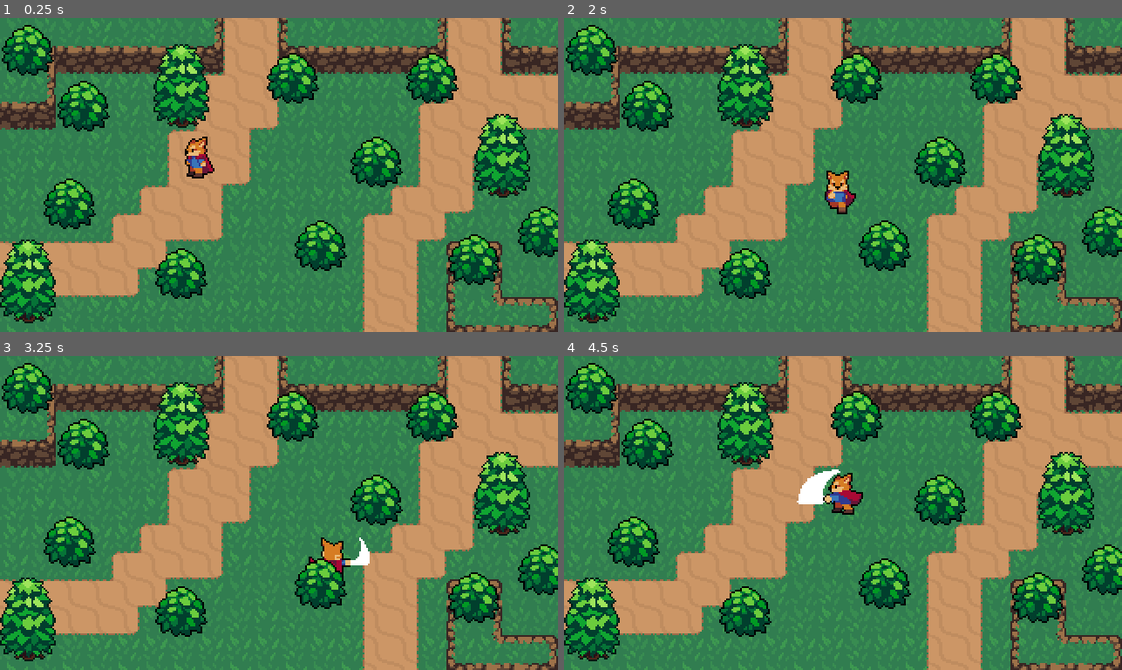
Above: before the commit, frames 1-4 (two rows, left to right).
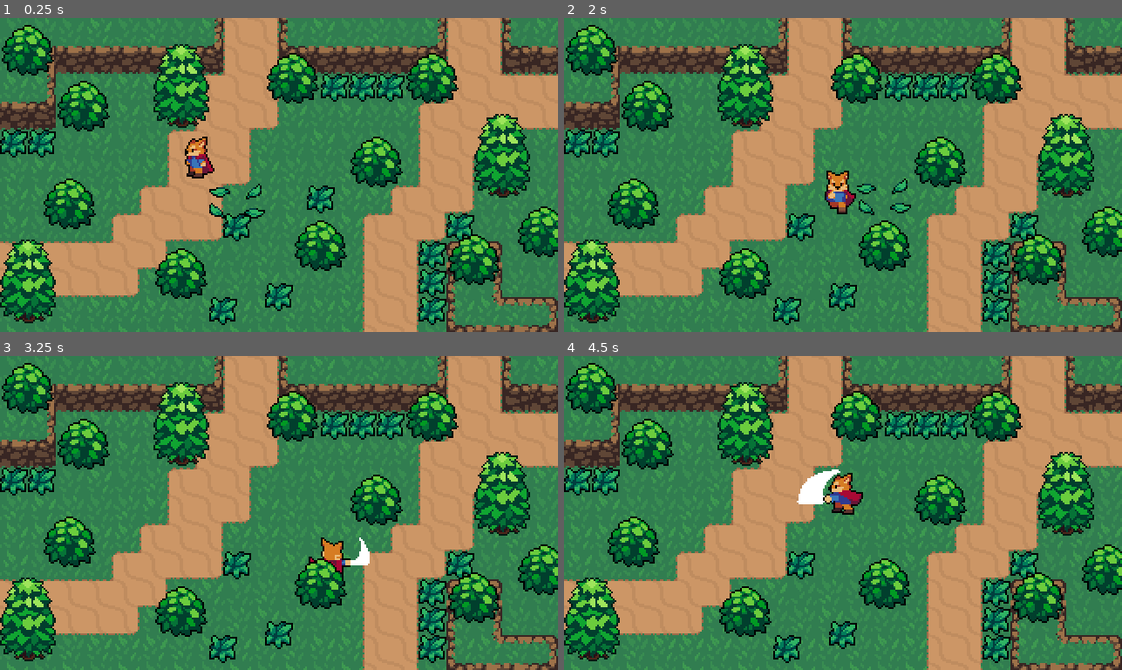
Above: after the commit, the same moments.

Repository: xEdelweiss/ActionRpg
Game: Godot game, scene res://world.tscn
The game is run twice, just before and just after one commit, with the same random seed, the same clock (stepped at 60 frames per second) and the same inputs.
Inputs:
- Up to frame 1 (0.25 s): no input
- Up to frame 2 (2 s): hold Right (ui_right) 0.53-1.28 s; tap Space (attack) at 0.6, 1.35 s; hold Down (ui_down) from 1.28 s (still down)
- Up to frame 3 (3.25 s): release Down (ui_down) at 2.03 s; hold Right (ui_right) 2.03-2.78 s; tap Space (attack) at 2.1, 2.85 s; hold Up (ui_up) from 2.78 s (still down)
- Up to frame 4 (4.5 s): release Up (ui_up) at 3.53 s; hold Left (ui_left) from 3.53 s (still down); tap Space (attack) at 3.6, 4.35 s

The runs differ from the first frame. In frame 1, 4.7% of the frame differs, in the area x 0-85%, y 17-98%; in frame 2, 4.3%; in frame 3, 4.0%; in frame 4, 4.0%.

Commit message:
Implement grass and attack collision

Diff:
--- /dev/null
+++ b/Effects/grass_effect.gd
@@ -0,0 +1,10 @@
+extends Node2D
+
+@onready var animated_sprite = $AnimatedSprite2D
+
+func _ready():
+	animated_sprite.play("animate")
+
+
+func _on_animation_finished():
+	queue_free()
--- /dev/null
+++ b/Effects/grass_effect.tscn
@@ -0,0 +1,60 @@
+[gd_scene load_steps=9 format=3 uid="uid://cmpo2hft52hx6"]
+
+[ext_resource type="Script" path="res://Effects/grass_effect.gd" id="1_3aigg"]
+[ext_resource type="Texture2D" uid="uid://bf71sfasn186e" path="res://Effects/GrassEffect.png" id="1_7o1b0"]
+
+[sub_resource type="AtlasTexture" id="AtlasTexture_yvv55"]
+atlas = ExtResource("1_7o1b0")
+region = Rect2(0, 0, 32, 32)
+
+[sub_resource type="AtlasTexture" id="AtlasTexture_mcr4c"]
+atlas = ExtResource("1_7o1b0")
+region = Rect2(32, 0, 32, 32)
+
+[sub_resource type="AtlasTexture" id="AtlasTexture_0c55e"]
+atlas = ExtResource("1_7o1b0")
+region = Rect2(64, 0, 32, 32)
+
+[sub_resource type="AtlasTexture" id="AtlasTexture_5bvde"]
+atlas = ExtResource("1_7o1b0")
+region = Rect2(96, 0, 32, 32)
+
+[sub_resource type="AtlasTexture" id="AtlasTexture_jn4x6"]
+atlas = ExtResource("1_7o1b0")
+region = Rect2(128, 0, 32, 32)
+
+[sub_resource type="SpriteFrames" id="SpriteFrames_4qwuj"]
+animations = [{
+"frames": [{
+"duration": 1.0,
+"texture": SubResource("AtlasTexture_yvv55")
+}, {
+"duration": 1.0,
+"texture": SubResource("AtlasTexture_mcr4c")
+}, {
+"duration": 1.0,
+"texture": SubResource("AtlasTexture_0c55e")
+}, {
+"duration": 1.0,
+"texture": SubResource("AtlasTexture_5bvde")
+}, {
+"duration": 1.0,
+"texture": SubResource("AtlasTexture_jn4x6")
+}],
+"loop": false,
+"name": &"animate",
+"speed": 15.0
+}]
+
+[node name="GrassEffect" type="Node2D"]
+script = ExtResource("1_3aigg")
+
+[node name="AnimatedSprite2D" type="AnimatedSprite2D" parent="."]
+sprite_frames = SubResource("SpriteFrames_4qwuj")
+animation = &"animate"
+frame = 4
+frame_progress = 1.0
+centered = false
+offset = Vector2(-8, -8)
+
+[connection signal="animation_finished" from="AnimatedSprite2D" to="." method="_on_animation_finished"]
--- /dev/null
+++ b/Overlap/hitbox.gd
@@ -0,0 +1,6 @@
+extends Area2D
+
+@onready var collision_shape = $CollisionShape2D
+
+func _ready():
+	collision_shape.disabled = true
--- /dev/null
+++ b/Overlap/hitbox.tscn
@@ -0,0 +1,10 @@
+[gd_scene load_steps=2 format=3 uid="uid://day7ftg712c61"]
+
+[ext_resource type="Script" path="res://Overlap/hitbox.gd" id="1_to70x"]
+
+[node name="Hitbox" type="Area2D"]
+collision_layer = 0
+collision_mask = 0
+script = ExtResource("1_to70x")
+
+[node name="CollisionShape2D" type="CollisionShape2D" parent="."]
--- /dev/null
+++ b/Overlap/hurtbox.tscn
@@ -0,0 +1,7 @@
+[gd_scene format=3 uid="uid://ba88kif7hl8db"]
+
+[node name="Hurtbox" type="Area2D"]
+collision_layer = 0
+collision_mask = 0
+
+[node name="CollisionShape2D" type="CollisionShape2D" parent="."]
--- a/Player/player.tscn
+++ b/Player/player.tscn
@@ -1,7 +1,8 @@
-[gd_scene load_steps=44 format=3 uid="uid://cuuwdqpohcst5"]
+[gd_scene load_steps=46 format=3 uid="uid://cuuwdqpohcst5"]
 
 [ext_resource type="Script" path="res://Player/Player.gd" id="1_jbqui"]
 [ext_resource type="Texture2D" uid="uid://dxvrjfncrqn3v" path="res://Player/Player.png" id="2_e3b48"]
+[ext_resource type="PackedScene" uid="uid://day7ftg712c61" path="res://Overlap/hitbox.tscn" id="3_1ao7c"]
 
 [sub_resource type="CapsuleShape2D" id="CapsuleShape2D_icbm4"]
 radius = 4.0
@@ -20,6 +21,30 @@
 "transitions": PackedFloat32Array(1),
 "update": 1,
 "values": [1]
+}
+tracks/1/type = "value"
+tracks/1/imported = false
+tracks/1/enabled = true
+tracks/1/path = NodePath("HitboxPivot:rotation")
+tracks/1/interp = 1
+tracks/1/loop_wrap = true
+tracks/1/keys = {
+"times": PackedFloat32Array(0),
+"transitions": PackedFloat32Array(1),
+"update": 0,
+"values": [0.0]
+}
+tracks/2/type = "value"
+tracks/2/imported = false
+tracks/2/enabled = true
+tracks/2/path = NodePath("HitboxPivot/SwordHitbox/CollisionShape2D:disabled")
+tracks/2/interp = 1
+tracks/2/loop_wrap = true
+tracks/2/keys = {
+"times": PackedFloat32Array(0),
+"transitions": PackedFloat32Array(1),
+"update": 1,
+"values": [false]
 }
 
 [sub_resource type="Animation" id="Animation_kg2mf"]
@@ -51,6 +76,30 @@
 "method": &"attack_animation_finished"
 }]
 }
+tracks/2/type = "value"
+tracks/2/imported = false
+tracks/2/enabled = true
+tracks/2/path = NodePath("HitboxPivot:rotation")
+tracks/2/interp = 1
+tracks/2/loop_wrap = true
+tracks/2/keys = {
+"times": PackedFloat32Array(0),
+"transitions": PackedFloat32Array(1),
+"update": 0,
+"values": [1.5708]
+}
+tracks/3/type = "value"
+tracks/3/imported = false
+tracks/3/enabled = true
+tracks/3/path = NodePath("HitboxPivot/SwordHitbox/CollisionShape2D:disabled")
+tracks/3/interp = 1
+tracks/3/loop_wrap = true
+tracks/3/keys = {
+"times": PackedFloat32Array(0.1, 0.3),
+"transitions": PackedFloat32Array(1, 1),
+"update": 1,
+"values": [false, true]
+}
 
 [sub_resource type="Animation" id="Animation_as6iv"]
 resource_name = "attack_left"
@@ -81,6 +130,30 @@
 "method": &"attack_animation_finished"
 }]
 }
+tracks/2/type = "value"
+tracks/2/imported = false
+tracks/2/enabled = true
+tracks/2/path = NodePath("HitboxPivot:rotation")
+tracks/2/interp = 1
+tracks/2/loop_wrap = true
+tracks/2/keys = {
+"times": PackedFloat32Array(0),
+"transitions": PackedFloat32Array(1),
+"update": 0,
+"values": [3.14159]
+}
+tracks/3/type = "value"
+tracks/3/imported = false
+tracks/3/enabled = true
+tracks/3/path = NodePath("HitboxPivot/SwordHitbox/CollisionShape2D:disabled")
+tracks/3/interp = 1
+tracks/3/loop_wrap = true
+tracks/3/keys = {
+"times": PackedFloat32Array(0.1, 0.3),
+"transitions": PackedFloat32Array(1, 1),
+"update": 1,
+"values": [false, true]
+}
 
 [sub_resource type="Animation" id="Animation_15gd8"]
 resource_name = "attack_right"
@@ -111,6 +184,30 @@
 "method": &"attack_animation_finished"
 }]
 }
+tracks/2/type = "value"
+tracks/2/imported = false
+tracks/2/enabled = true
+tracks/2/path = NodePath("HitboxPivot:rotation")
+tracks/2/interp = 1
+tracks/2/loop_wrap = true
+tracks/2/keys = {
+"times": PackedFloat32Array(0),
+"transitions": PackedFloat32Array(1),
+"update": 0,
+"values": [0.0]
+}
+tracks/3/type = "value"
+tracks/3/imported = false
+tracks/3/enabled = true
+tracks/3/path = NodePath("HitboxPivot/SwordHitbox/CollisionShape2D:disabled")
+tracks/3/interp = 1
+tracks/3/loop_wrap = true
+tracks/3/keys = {
+"times": PackedFloat32Array(0.1, 0.3),
+"transitions": PackedFloat32Array(1, 1),
+"update": 1,
+"values": [false, true]
+}
 
 [sub_resource type="Animation" id="Animation_tx5ei"]
 resource_name = "attack_up"
@@ -140,6 +237,30 @@
 "args": [],
 "method": &"attack_animation_finished"
 }]
+}
+tracks/2/type = "value"
+tracks/2/imported = false
+tracks/2/enabled = true
+tracks/2/path = NodePath("HitboxPivot:rotation")
+tracks/2/interp = 1
+tracks/2/loop_wrap = true
+tracks/2/keys = {
+"times": PackedFloat32Array(0),
+"transitions": PackedFloat32Array(1),
+"update": 0,
+"values": [4.71239]
+}
+tracks/3/type = "value"
+tracks/3/imported = false
+tracks/3/enabled = true
+tracks/3/path = NodePath("HitboxPivot/SwordHitbox/CollisionShape2D:disabled")
+tracks/3/interp = 1
+tracks/3/loop_wrap = true
+tracks/3/keys = {
+"times": PackedFloat32Array(0.1, 0.3),
+"transitions": PackedFloat32Array(1, 1),
+"update": 1,
+"values": [false, true]
 }
 
 [sub_resource type="Animation" id="Animation_tnry1"]
@@ -467,7 +588,11 @@
 
 [sub_resource type="AnimationNodeStateMachinePlayback" id="AnimationNodeStateMachinePlayback_a78ug"]
 
+[sub_resource type="CapsuleShape2D" id="CapsuleShape2D_lwaef"]
+height = 32.0
+
 [node name="Player" type="CharacterBody2D"]
+collision_layer = 2
 script = ExtResource("1_jbqui")
 
 [node name="Sprite2D" type="Sprite2D" parent="."]
@@ -492,3 +617,15 @@
 parameters/attack/blend_position = Vector2(-0.0136092, 0)
 parameters/idle/blend_position = Vector2(0, 0)
 parameters/run/blend_position = Vector2(0, 0)
+
+[node name="HitboxPivot" type="Marker2D" parent="."]
+position = Vector2(0, -5)
+
+[node name="SwordHitbox" parent="HitboxPivot" instance=ExtResource("3_1ao7c")]
+position = Vector2(16, 0)
+collision_layer = 16
+
+[node name="CollisionShape2D" parent="HitboxPivot/SwordHitbox" index="0"]
+shape = SubResource("CapsuleShape2D_lwaef")
+
+[editable path="HitboxPivot/SwordHitbox"]
--- /dev/null
+++ b/World/grass.gd
@@ -0,0 +1,14 @@
+extends Node2D
+
+
+func _on_hurtbox_area_entered(area):
+	create_grass_effect()
+	queue_free()
+
+func create_grass_effect():
+	var grass_effect_scene = load("res://Effects/grass_effect.tscn") as PackedScene
+	var grass_effect = grass_effect_scene.instantiate() as Node2D
+	grass_effect.global_position = global_position
+
+	var world = get_tree().current_scene
+	world.add_child(grass_effect)
--- /dev/null
+++ b/World/grass.tscn
@@ -0,0 +1,27 @@
+[gd_scene load_steps=5 format=3 uid="uid://bhnvsltcsq5ne"]
+
+[ext_resource type="Texture2D" uid="uid://kgr7svfbckqk" path="res://World/Grass.png" id="1_jq44m"]
+[ext_resource type="Script" path="res://World/grass.gd" id="1_vrgf4"]
+[ext_resource type="PackedScene" uid="uid://ba88kif7hl8db" path="res://Overlap/hurtbox.tscn" id="3_his7k"]
+
+[sub_resource type="RectangleShape2D" id="RectangleShape2D_2ijku"]
+size = Vector2(14, 14)
+
+[node name="Grass" type="Node2D"]
+script = ExtResource("1_vrgf4")
+
+[node name="Sprite2D" type="Sprite2D" parent="."]
+texture = ExtResource("1_jq44m")
+centered = false
+offset = Vector2(-8, -8)
+
+[node name="Hurtbox" parent="." instance=ExtResource("3_his7k")]
+collision_mask = 16
+
+[node name="CollisionShape2D" parent="Hurtbox" index="0"]
+position = Vector2(8, 8)
+shape = SubResource("RectangleShape2D_2ijku")
+
+[connection signal="area_entered" from="Hurtbox" to="." method="_on_hurtbox_area_entered"]
+
+[editable path="Hurtbox"]
--- a/project.godot
+++ b/project.godot
@@ -56,6 +56,14 @@
 ]
 }
 
+[layer_names]
+
+2d_physics/layer_1="world"
+2d_physics/layer_2="player"
+2d_physics/layer_3="player_hurtbox"
+2d_physics/layer_4="enemy_hurtbox"
+2d_physics/layer_5="player_weapon"
+
 [rendering]
 
 renderer/rendering_method="mobile"
--- a/world.tscn
+++ b/world.tscn
@@ -6,6 +6,7 @@
 [ext_resource type="Texture2D" uid="uid://djfgco2pk5v60" path="res://World/CliffTileset.png" id="3_m1wsm"]
 [ext_resource type="Texture2D" uid="uid://bfjtuk7dxcl4g" path="res://World/GrassBackground.png" id="3_mda52"]
 [ext_resource type="PackedScene" uid="uid://cyk52vpeejsa4" path="res://World/tree.tscn" id="5_6rpl5"]
+[ext_resource type="PackedScene" uid="uid://bhnvsltcsq5ne" path="res://World/grass.tscn" id="7_8ran3"]
 
 [sub_resource type="TileSetAtlasSource" id="TileSetAtlasSource_uu4il"]
 texture = ExtResource("2_dddhp")
@@ -830,6 +831,7 @@
 [sub_resource type="TileSet" id="TileSet_d25hi"]
 tile_size = Vector2i(32, 32)
 physics_layer_0/collision_layer = 1
+physics_layer_0/collision_mask = 0
 terrain_set_0/mode = 0
 terrain_set_0/terrain_0/name = "Cliff Terrain"
 terrain_set_0/terrain_0/color = Color(0.831373, 0, 0.458824, 1)
@@ -861,36 +863,6 @@
 [node name="Player" parent="YSort" instance=ExtResource("2_m0ofc")]
 position = Vector2(112, 88)
 
-[node name="Bush" parent="YSort" instance=ExtResource("2_2dgfd")]
-position = Vector2(16, 24)
-
-[node name="Bush2" parent="YSort" instance=ExtResource("2_2dgfd")]
-position = Vector2(48, 56)
-
-[node name="Bush3" parent="YSort" instance=ExtResource("2_2dgfd")]
-position = Vector2(40, 112)
-
-[node name="Bush4" parent="YSort" instance=ExtResource("2_2dgfd")]
-position = Vector2(104, 152)
-
-[node name="Bush5" parent="YSort" instance=ExtResource("2_2dgfd")]
-position = Vector2(184, 136)
-
-[node name="Bush6" parent="YSort" instance=ExtResource("2_2dgfd")]
-position = Vector2(216, 88)
-
-[node name="Bush7" parent="YSort" instance=ExtResource("2_2dgfd")]
-position = Vector2(248, 40)
-
-[node name="Bush8" parent="YSort" instance=ExtResource("2_2dgfd")]
-position = Vector2(312, 128)
-
-[node name="Bush9" parent="YSort" instance=ExtResource("2_2dgfd")]
-position = Vector2(272, 144)
-
-[node name="Bush10" parent="YSort" instance=ExtResource("2_2dgfd")]
-position = Vector2(168, 40)
-
 [node name="Tree" parent="YSort" instance=ExtResource("5_6rpl5")]
 position = Vector2(104, 56)
 
@@ -899,3 +871,81 @@
 
 [node name="Tree3" parent="YSort" instance=ExtResource("5_6rpl5")]
 position = Vector2(288, 96)
+
+[node name="Bushes" type="Node2D" parent="YSort"]
+y_sort_enabled = true
+
+[node name="Bush" parent="YSort/Bushes" instance=ExtResource("2_2dgfd")]
+position = Vector2(16, 24)
+
+[node name="Bush2" parent="YSort/Bushes" instance=ExtResource("2_2dgfd")]
+position = Vector2(48, 56)
+
+[node name="Bush3" parent="YSort/Bushes" instance=ExtResource("2_2dgfd")]
+position = Vector2(40, 112)
+
+[node name="Bush4" parent="YSort/Bushes" instance=ExtResource("2_2dgfd")]
+position = Vector2(104, 152)
+
+[node name="Bush5" parent="YSort/Bushes" instance=ExtResource("2_2dgfd")]
+position = Vector2(184, 136)
+
+[node name="Bush6" parent="YSort/Bushes" instance=ExtResource("2_2dgfd")]
+position = Vector2(216, 88)
+
+[node name="Bush7" parent="YSort/Bushes" instance=ExtResource("2_2dgfd")]
+position = Vector2(248, 40)
+
+[node name="Bush8" parent="YSort/Bushes" instance=ExtResource("2_2dgfd")]
+position = Vector2(312, 128)
+
+[node name="Bush9" parent="YSort/Bushes" instance=ExtResource("2_2dgfd")]
+position = Vector2(272, 144)
+
+[node name="Bush10" parent="YSort/Bushes" instance=ExtResource("2_2dgfd")]
+position = Vector2(168, 40)
+
+[node name="Grass" type="Node2D" parent="YSort"]
+y_sort_enabled = true
+
+[node name="Grass10" parent="YSort/Grass" instance=ExtResource("7_8ran3")]
+position = Vector2(128, 112)
+
+[node name="Grass11" parent="YSort/Grass" instance=ExtResource("7_8ran3")]
+position = Vector2(128, 96)
+
+[node name="Grass12" parent="YSort/Grass" instance=ExtResource("7_8ran3")]
+position = Vector2(176, 96)
+
+[node name="Grass13" parent="YSort/Grass" instance=ExtResource("7_8ran3")]
+position = Vector2(152, 152)
+
+[node name="Grass14" parent="YSort/Grass" instance=ExtResource("7_8ran3")]
+position = Vector2(120, 160)
+
+[node name="Grass" parent="YSort/Grass" instance=ExtResource("7_8ran3")]
+position = Vector2(216, 32)
+
+[node name="Grass2" parent="YSort/Grass" instance=ExtResource("7_8ran3")]
+position = Vector2(200, 32)
+
+[node name="Grass3" parent="YSort/Grass" instance=ExtResource("7_8ran3")]
+position = Vector2(184, 32)
+
+[node name="Grass6" parent="YSort/Grass" instance=ExtResource("7_8ran3")]
+position = Vector2(256, 112)
+
+[node name="Grass7" parent="YSort/Grass" instance=ExtResource("7_8ran3")]
+position = Vector2(16, 64)
+
+[node name="Grass8" parent="YSort/Grass" instance=ExtResource("7_8ran3")]
+position = Vector2(0, 64)
+
+[node name="Grass4" parent="YSort/Grass" instance=ExtResource("7_8ran3")]
+position = Vector2(240, 160)
+
+[node name="Grass5" parent="YSort/Grass" instance=ExtResource("7_8ran3")]
+position = Vector2(240, 144)
+
+[node name="Grass9" parent="YSort/Grass" instance=ExtResource("7_8ran3")]
+position = Vector2(240, 128)
Not shown: 1 places in world.tscn that only renumber resources
